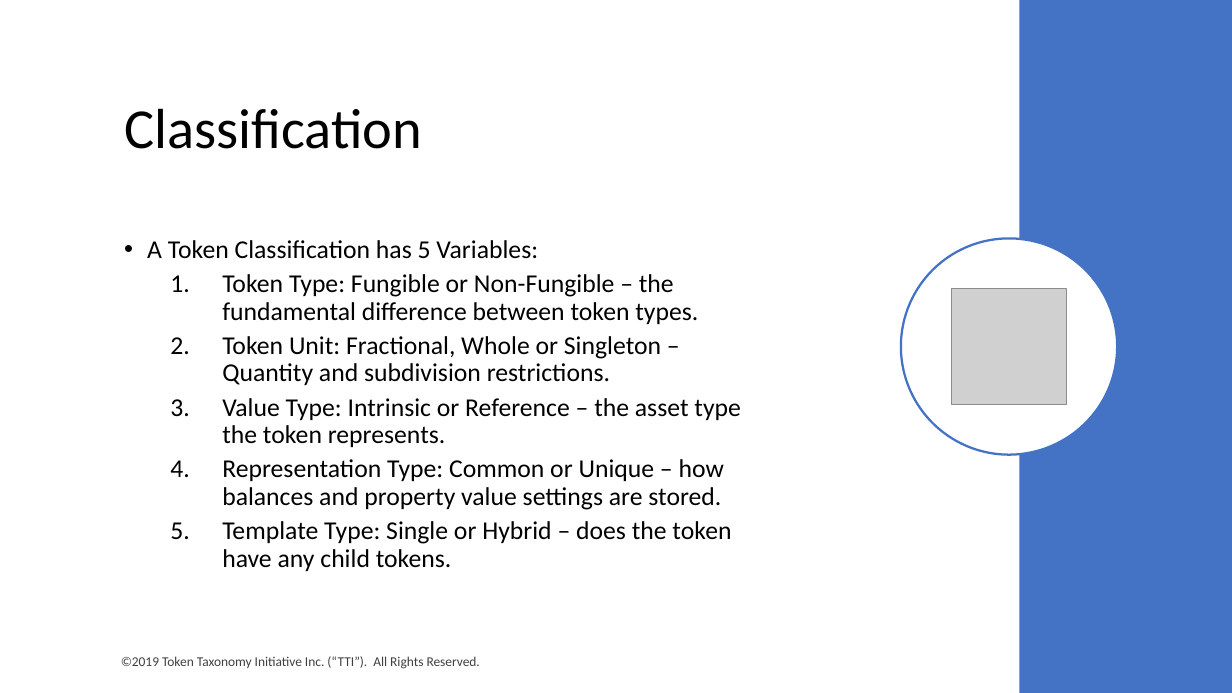
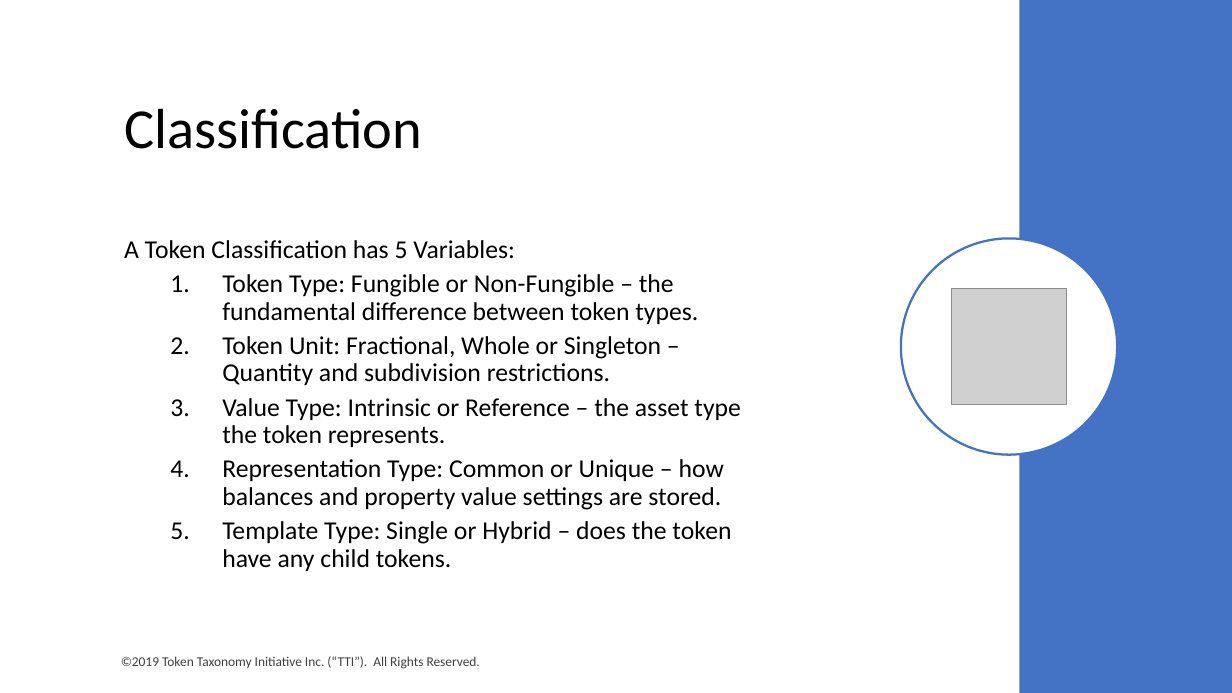
Before and after one commit to vipinsun/TokenTaxonomyFramework-pub, a slide deck: slide 10 of presentations/TTF-Presentation.pptx. Drawn at 1232x693 pixels with LibreOffice and Linux fonts; fonts in the diff are those of the drawing; grey boxes stand for pictures. Boxes give left, top, right and bottom in pixels: in the first picture for what was removed or moved away, otherwise in the second. Text is boxed around its words. In the diff, an @@ line names an element or a change of style, - is before the commit and + after.

```diff
--- a/presentations/TTF-Presentation.pptx
+++ b/presentations/TTF-Presentation.pptx
@@ text at box(124, 240, 515, 259): bullet • to none @@
```
Also in this commit, not shown: 2 other slides changed, 5 other files.
